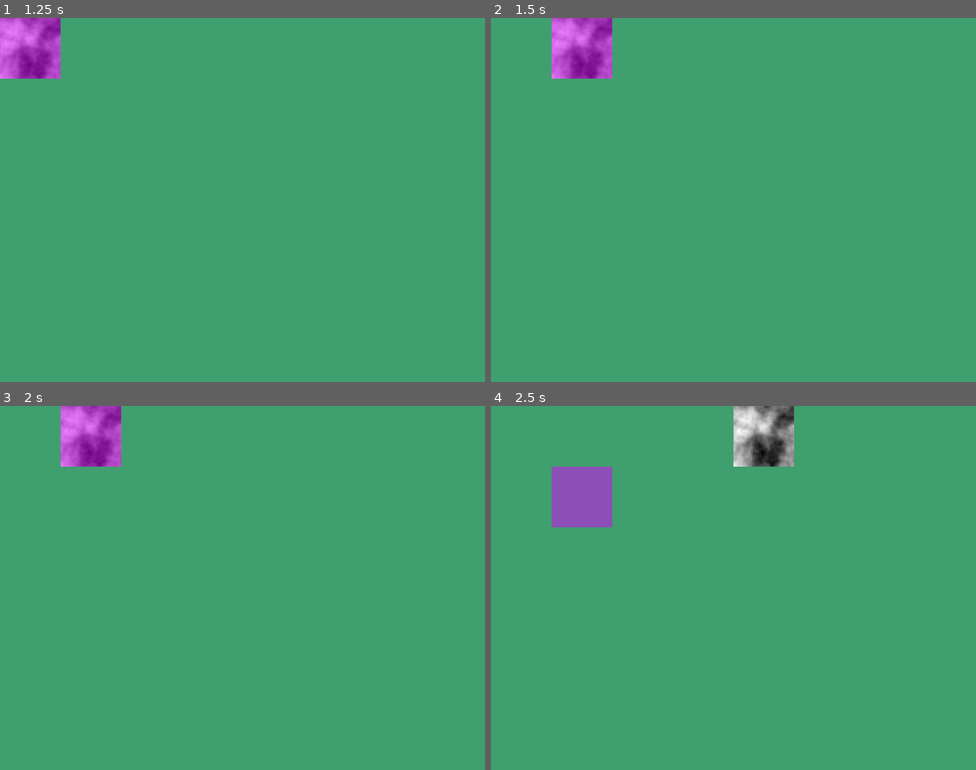
Above: before the commit, frames 1-4 (two rows, left to right).
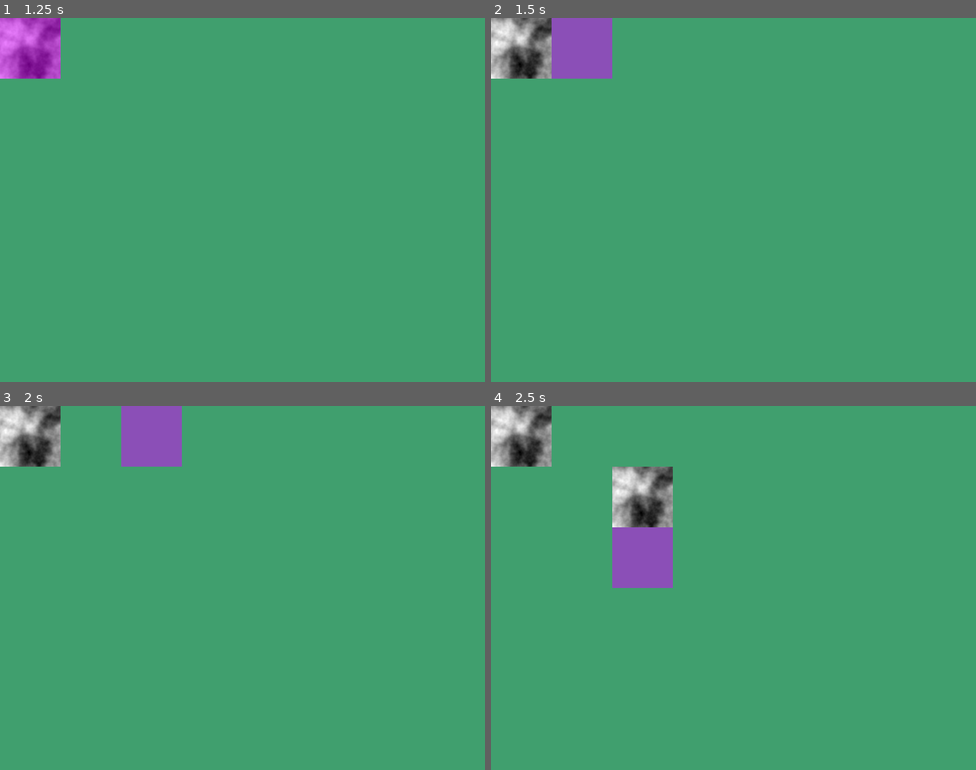
Above: after the commit, the same moments.

Repository: EricThunderSnake/BMGameJam2026
Game: Godot game, scene res://Main.tscn
Same seed, same stepped clock (60 frames per second), same inputs: the game is played once before the commit and once after it.
Inputs:
- Up to frame 1 (1.25 s): click "Play" at 0.5 s
- Up to frame 2 (1.5 s): tap Enter (ui_accept) at 1.25 s; hold Right (Right) from 1.28 s (still down); hold Enter (ui_accept) from 1.28 s (still down)
- Up to frame 3 (2 s): keep holding Right (Right); keep holding Enter (ui_accept)
- Up to frame 4 (2.5 s): release Right (Right) at 2.03 s; release Enter (ui_accept) at 2.03 s; hold Down (Down) from 2.03 s (still down); tap Enter (ui_accept) at 2.1, 2.27 s

Frame 1 is identical in both runs. In frame 2, 4.1% of the frame differs, in the area x 0-25%, y 0-17%; in frame 3, 6.2%; in frame 4, 10%, in the area x 0-63%, y 0-50%.

Commit message:
Implemented player turns

Diff:
--- a/Levels/Level 1.tscn
+++ b/Levels/Level 1.tscn
@@ -582,5 +582,5 @@
 _armor_class = 3
 controller = 1
 
-[node name="Pointer" parent="." unique_id=206241 instance=ExtResource("9_uo8oc")]
+[node name="TurnManager" parent="." unique_id=206241 instance=ExtResource("9_uo8oc")]
 script = ExtResource("10_ik8vs")
--- a/Levels/TurnManager.gd
+++ b/Levels/TurnManager.gd
@@ -1,16 +1,33 @@
 extends Node2D
 
+signal turn_ended
 @onready var pointer: Node2D = $Pointer
 @onready var sprite: Sprite2D = $Pointer/Sprite2D
 var width : int
 var height : int
-enum LastPressed {NULL, RIGHT, LEFT, UP, DOWN}
-var last_pressed = LastPressed.NULL
-var move_delay = 2
+var recently_moved = false
+const Left = "Left"
+const Right = "Right"
+const Up = "Up"
+const Down = "Down"
+var active_unit: Unit
+var last_pressed := {
+	Left: false,
+	Right: false,
+	Up: false,
+	Down: false
+}
+var ex_last_pressed = Vector2(0,0)
+
+var move_delay = 0.35
 var timer: Timer
 
+var processing_turn = false
+@onready var UnitManager = $"../UnitManager"
+func _ready():
 
-func _ready():
+	UnitManager.turn_started.connect(TakeTurn)
+
 	width = sprite.texture.get_width()
 	height = sprite.texture.get_height()
 	process_mode = Node.PROCESS_MODE_WHEN_PAUSED
@@ -20,28 +37,31 @@
 	timer.wait_time = move_delay
 	add_child(timer)
 
+
 func _process(delta):
-	pass
+	var movement = width * Input.get_vector(Left, Right, Up, Down).sign()
+	print(timer.time_left)
+	if !timer.is_stopped() && movement == Vector2.ZERO:
+		timer.stop()
+
+	if timer.is_stopped() && movement != Vector2.ZERO:
+		pointer.position += movement
+
+		last_pressed[Left] = true if movement.x < 0 else false
+		last_pressed[Right] = true if movement.x > 0 else false
+		last_pressed[Up] = true if movement.y < 0 else false
+		last_pressed[Down] = true if movement.y > 0 else false
+
+		timer.start()
+	print(pointer.position)
+
+func TakeTurn(unit: Unit):
+	get_tree().paused = true
+	active_unit = unit
+	pointer.position = unit.position
 
 func _input(event):
-	if event.is_action("Right"):
-
-		if last_pressed == LastPressed.RIGHT:
-			if timer.time_left == 0:
-				print("HEllo")
-				timer.start()
-				await timer.timeout
-				pointer.position.x += width
-		else:
-			print("secant")
-			pointer.position.x += width
-			last_pressed = LastPressed.RIGHT
-	if event.is_action_pressed("Left"):
-		pointer.position.x -= width
-		last_pressed = LastPressed.LEFT
-	if event.is_action_pressed("Up"):
-		pointer.position.y -= height
-		last_pressed = LastPressed.UP
-	if event.is_action_pressed("Down"):
-		pointer.position.y += height
-		last_pressed = LastPressed.DOWN
+	if event.is_action_pressed("ui_accept"):
+		active_unit.position = pointer.position
+		get_tree().paused = false
+		turn_ended.emit()
--- a/Units/ClassScripts/Barbarian.gd
+++ b/Units/ClassScripts/Barbarian.gd
@@ -12,8 +12,3 @@
 func _ready():
 	super()
 	_class = Class.BARBARIAN
-
-func TakeTurn():
-	#print("Ready to bust")
-	super()
-	#print("Backshot in the head")
--- a/Units/ClassScripts/Fighter.gd
+++ b/Units/ClassScripts/Fighter.gd
@@ -13,7 +13,3 @@
 func _ready():
 	super()
 	_class = Class.FIGHTER
-
-func TakeTurn():
-	super()
-	#print("Taking backshots for the team")
--- a/Units/Manager/UnitManager.gd
+++ b/Units/Manager/UnitManager.gd
@@ -1,5 +1,7 @@
 extends Node2D
 
+signal turn_started(unit: Unit)
+@onready var TurnManager = $"../TurnManager"
 var units: Array[Unit] = []
 
 func _ready():
@@ -8,9 +10,9 @@
 		if unit is not Unit:
 			continue
 		units.append(unit)
-
 func _process(delta: float) -> void:
 	for unit in units:
-		unit.turn_started.emit()
-		await unit.turn_finished
+		print(unit.name)
+		turn_started.emit(unit)
+		await TurnManager.turn_ended
 		print("hhmmmmmm")
--- a/Units/Unit.gd
+++ b/Units/Unit.gd
@@ -24,21 +24,3 @@
 
 func _ready():
 	process_mode = Node.PROCESS_MODE_WHEN_PAUSED
-	turn_started.connect(TakeTurn)
-
-func TakeTurn():
-	if controller == Controller.PLAYER:
-		print(_name)
-		get_tree().paused = true
-		#get_tree().paused = false # currently, the game is printing 1, so
-		# we are entering this branch, but the game does not wait
-		# for a player_ready signal to be emitted
-		# As of yet, there is nowhere in the code where player_ready
-		# is called. This means I misunderstand signals
-	else:
-		pass
-
-func _input(event):
-	if event.is_action_released("ui_accept"):
-		print("hello")
-		position.x += sprite.texture.get_width()
